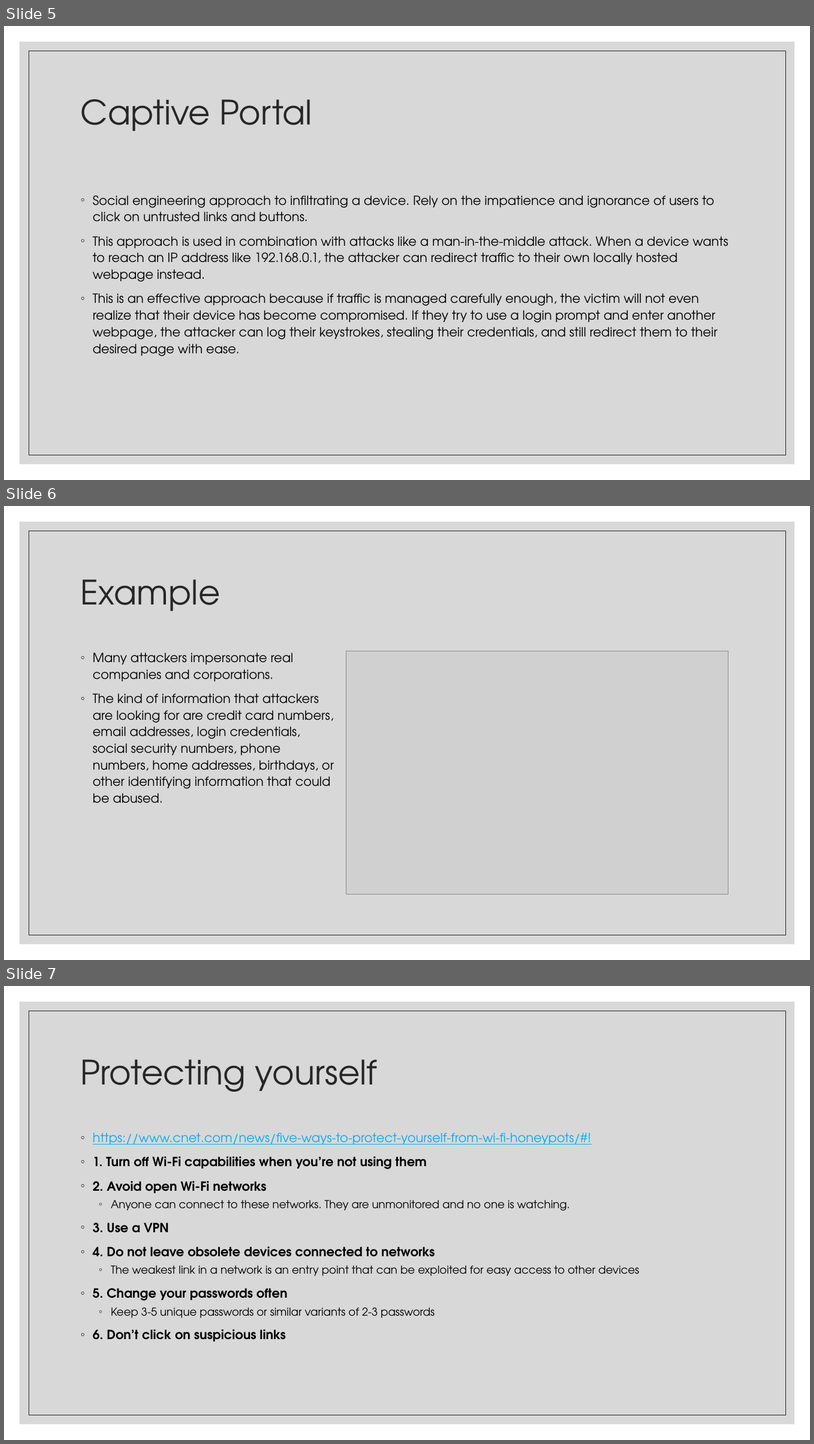
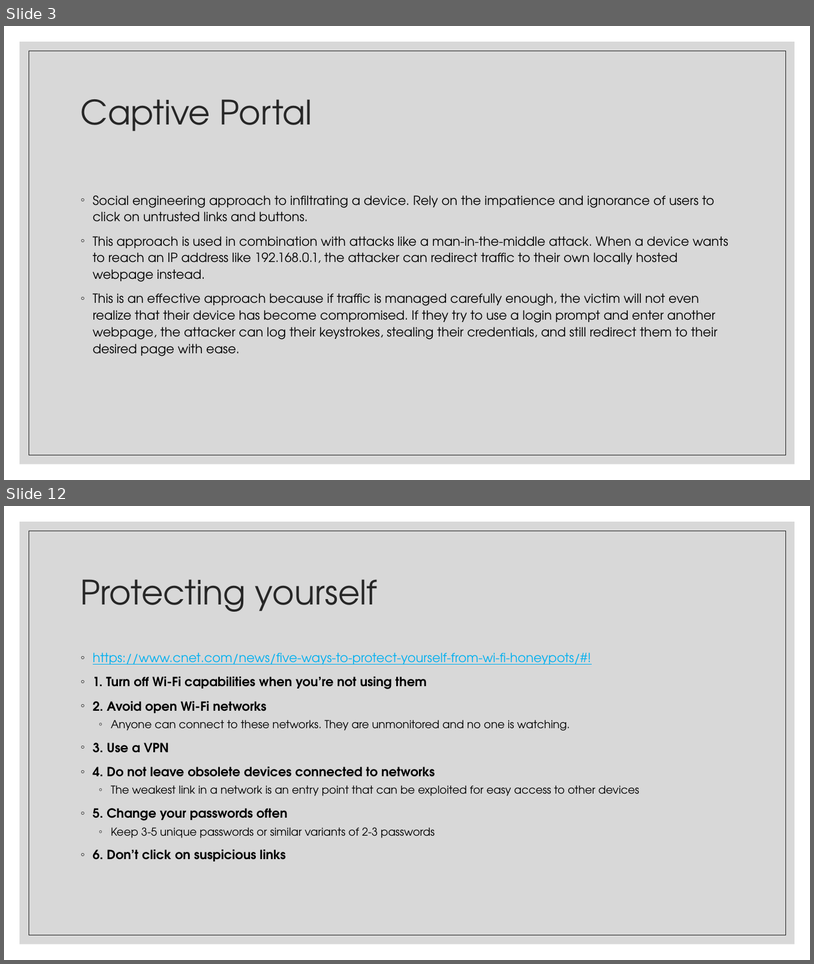
Before and after one commit to JulianKeller/cs425-backdoor, a slide deck: Documents/Remote attacks and backdoors.pptx. Shown one above the other, each under a label of ours: slides 5, 6 and 7 before the commit, slides 3 and 12 after it; the slides between them are not shown. The pictures are 814x1444 and 814x964 pixels, drawn with LibreOffice and Linux fonts; fonts in the diff are those of the drawing; grey boxes stand for pictures. Boxes give left, top, right and bottom in pixels: in the first picture for what was removed or moved away, otherwise in the second. Text is boxed around its words. In the diff, an @@ line names an element or a change of style, - is before the commit and + after.

```diff
--- a/Documents/Remote attacks and backdoors.pptx
+++ b/Documents/Remote attacks and backdoors.pptx
@@ slide 6 removed at [4,506,810,960], background #FFFFFF; not listed: 2 template elements that a slide beside it also shows @@
@@ title removed at [81,579,221,611] @@
-Example
@@ text removed at [93,652,334,803] @@
-◦ Many attackers impersonate real companies and corporations.
-◦ The kind of information that attackers are looking for are credit card numbers, email addresses, login credentials, social security numbers, phone numbers, home addresses, birthdays, or other identifying information that could be abused.
@@ picture removed at [347,651,729,894] @@
@@ what was slide 5 is now slide 3 @@
@@ what was slide 7 is now slide 12 @@
```
Also in this commit, not shown: 2 slides changed, 7 slides added, 1 other slide removed.
